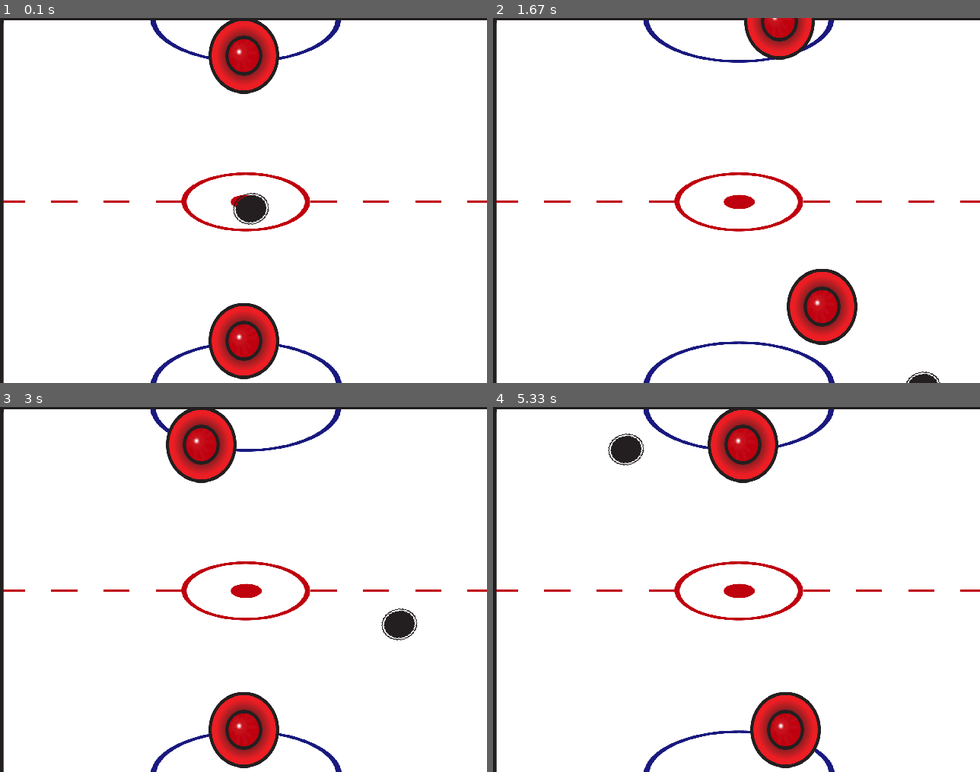
Above: before the commit, frames 1-4 (two rows, left to right).
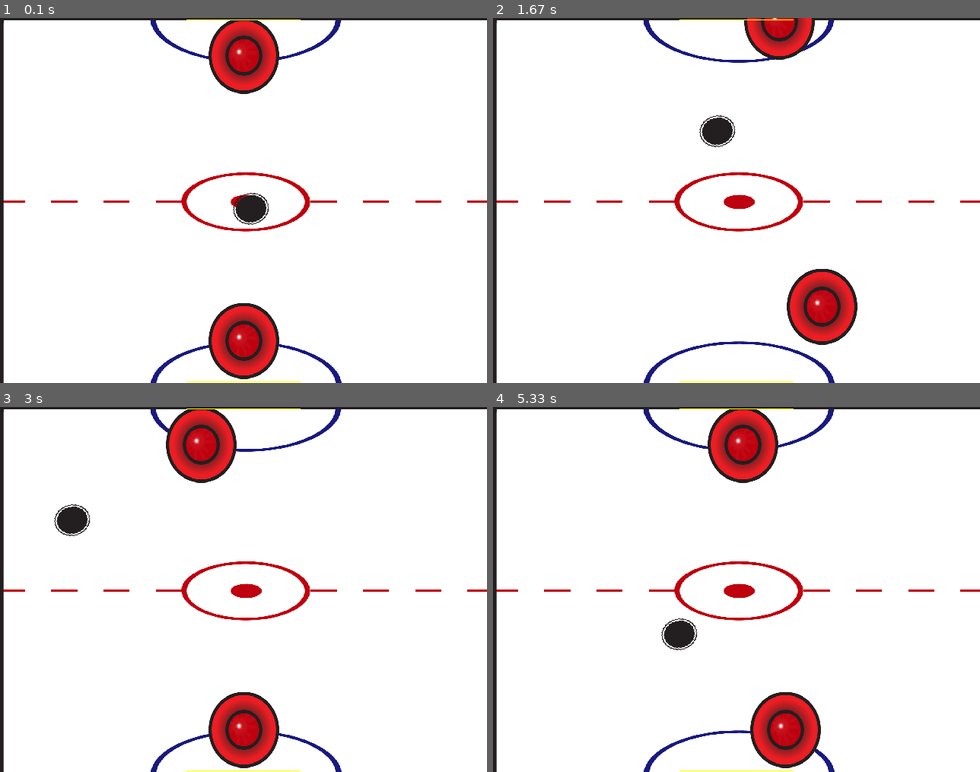
Above: after the commit, the same moments.

Repository: braydonDean919/CS439
Game: pygame game, started from FirstGame/AirHockey.py
Two runs of this game, one before a commit and one after it. Both use one fixed random seed, a clock stepped at 60 frames per second and the inputs below.
Inputs:
- Up to frame 1 (0.1 s): no input
- Up to frame 2 (1.67 s): hold Right 0.33-0.8 s; hold Up 0.83-1.13 s; hold W 0.83-1.13 s; hold Right 1.17-1.63 s; hold D 1.17-1.63 s
- Up to frame 3 (3 s): hold Left 1.67-2.2 s; hold A 1.67-2.2 s; hold Down 2.23-2.53 s; hold S 2.23-2.53 s; hold Left 2.57-2.97 s; hold A 2.57-2.97 s
- Up to frame 4 (5.33 s): hold Up 3-3.37 s; hold W 3-3.37 s; hold Right 3.4-4.03 s; hold D 3.4-4.03 s; hold Down 4.07-4.43 s; hold S 4.07-4.43 s; hold Left 4.47-4.93 s; hold A 4.47-4.93 s; hold Right from 4.97 s (still down); hold D from 4.97 s (still down)

The runs differ from the first frame. In frame 1, 0.1% of the frame differs, in the area x 38-62%, y 0-100%; in frame 2, 0.7%; in frame 3, 1.0%, in the area x 11-86%, y 0-100%; in frame 4, 1.0%.

Commit message:
Added the Collision between the puck and the paddles and put the nets in

Diff:
--- a/FirstGame/AirHockey.py
+++ b/FirstGame/AirHockey.py
@@ -1,4 +1,9 @@
 import simpleGE, pygame, random
+class Nets(simpleGE.Sprite):
+    def __init__(self, scene):
+        super().__init__(scene)
+        self.setSize(150, 1)
+        self.x = self.screenWidth/2
 
 class Puck(simpleGE.Sprite):
     def __init__(self, scene):
@@ -20,21 +25,26 @@
         self.setSize(100,100)
         self.setAngle(90)
         self.x = self.screenWidth/2
+        self.boundAction = self.STOP
+
 
 class Game(simpleGE.Scene):
     def __init__(self):
         super().__init__()
         self.setImage("Background.png")
-
         self.puck = Puck(self)
         self.paddleTop = Paddle(self)
         self.paddleTop.y = 50
+        self.netTop = Nets(self)
+        self.netTop.y = 2
         self.paddleBottom = Paddle(self)
         self.paddleBottom.y = 425
+        self.netBottom = Nets(self)
+        self.netBottom.y = 478
         self.moveSpeed = 4
-        self.sprites = [self.puck, self.paddleBottom,self.paddleTop]
+        self.sprites = [self.puck, self.paddleBottom,self.paddleTop,self.netBottom,self.netTop]
     def process(self):
-
+        maxDY = 5
         if self.isKeyPressed(pygame.K_d):
             self.paddleTop.x += self.moveSpeed
         if self.isKeyPressed(pygame.K_a):
@@ -51,6 +61,23 @@
             self.paddleBottom.forward(-5)
         if self.isKeyPressed(pygame.K_UP):
             self.paddleBottom.forward(5)
+        if self.puck.collidesWith(self.paddleBottom):
+            self.puck.dx *= -1
+            relY = self.puck.y - self.paddleBottom.y
+            relY /= self.paddleBottom.rect.height
+            relY *= 2
+            relY *=maxDY
+            self.puck.dy = relY
+
+        if self.puck.collidesWith(self.paddleTop):
+            self.puck.dx *= -1
+            relY = self.puck.y - self.paddleTop.y
+            relY /= self.paddleBottom.rect.height
+            relY *= 2
+            relY *=maxDY
+            self.puck.dy = relY
+
+
 
 
 def main():
